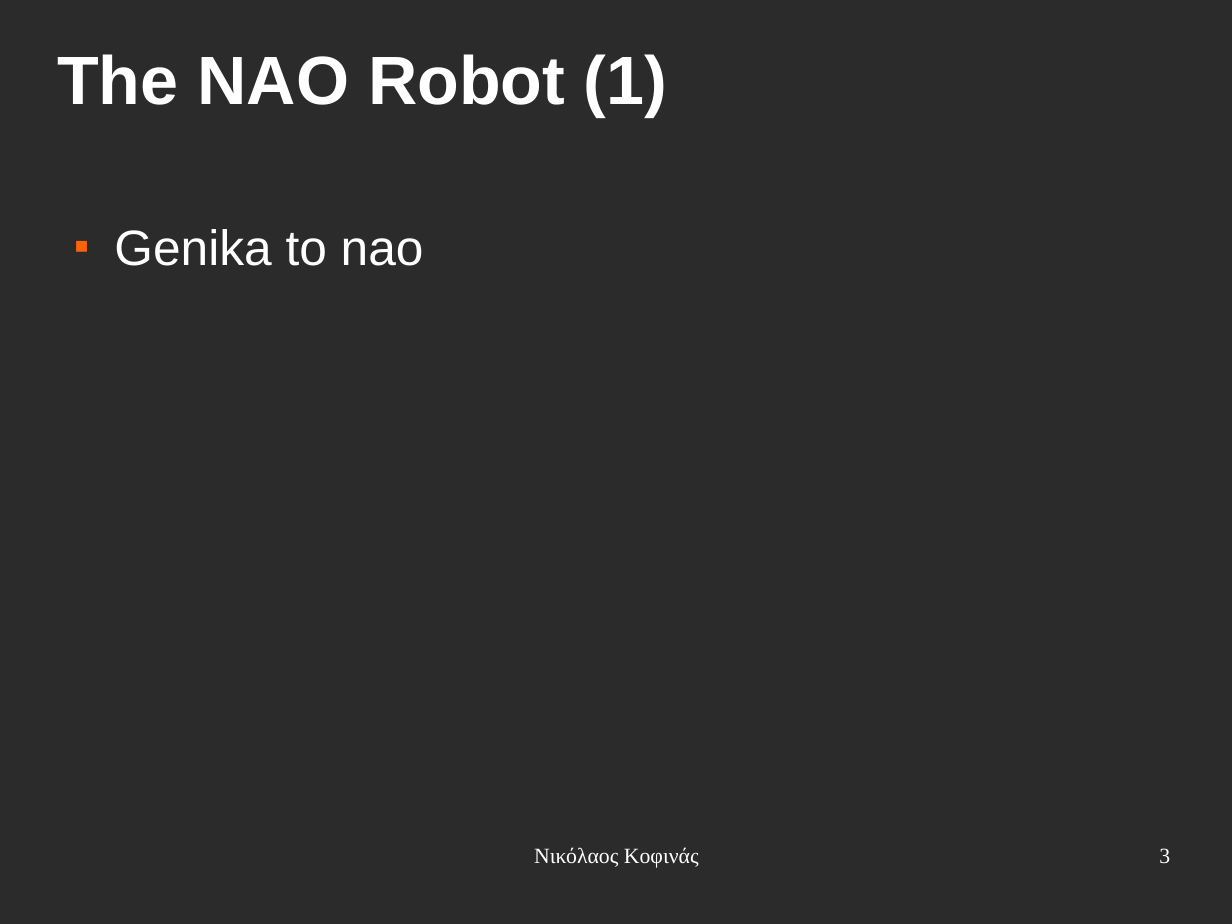
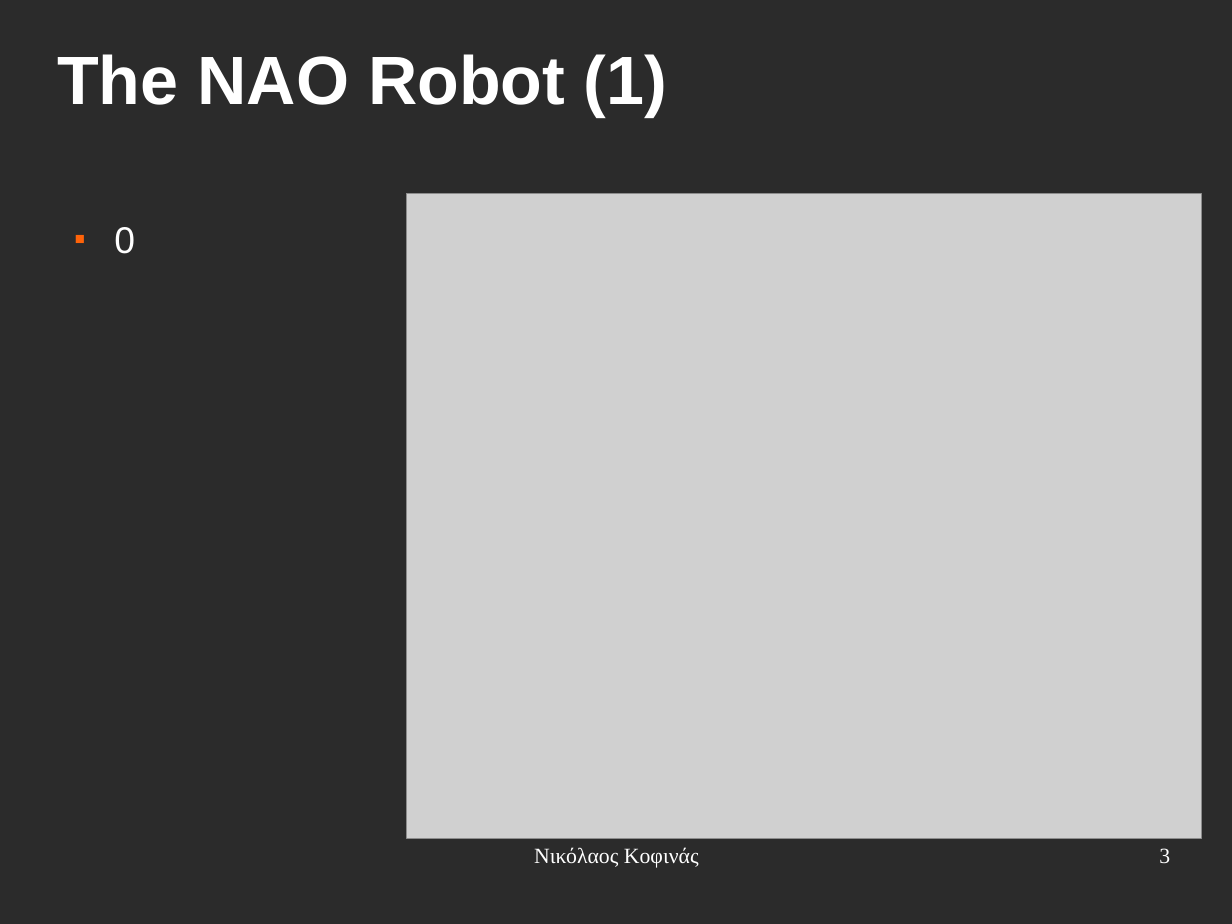
Before and after one commit to eldr4d/MyThesis, a slide deck: slide 3 of presentation.odp. Drawn at 1232x924 pixels with LibreOffice and Linux fonts; fonts in the diff are those of the drawing; grey boxes stand for pictures; background and template pictures are left out; a plain dark background stands for a picture behind light text. Boxes give left, top, right and bottom in pixels: in the first picture for what was removed or moved away, otherwise in the second. Text is boxed around its words. In the diff, an @@ line names an element or a change of style, - is before the commit and + after.

```diff
--- a/presentation.odp
+++ b/presentation.odp
@@ picture added at (407, 193, 1202, 838) @@
@@ text at (114, 227, 135, 254): text changed; size 32 to 24 pt @@
-■ Genika to nao
+■ 0
```
Also in this commit, not shown: 7 other slides changed, 4 slides added.
